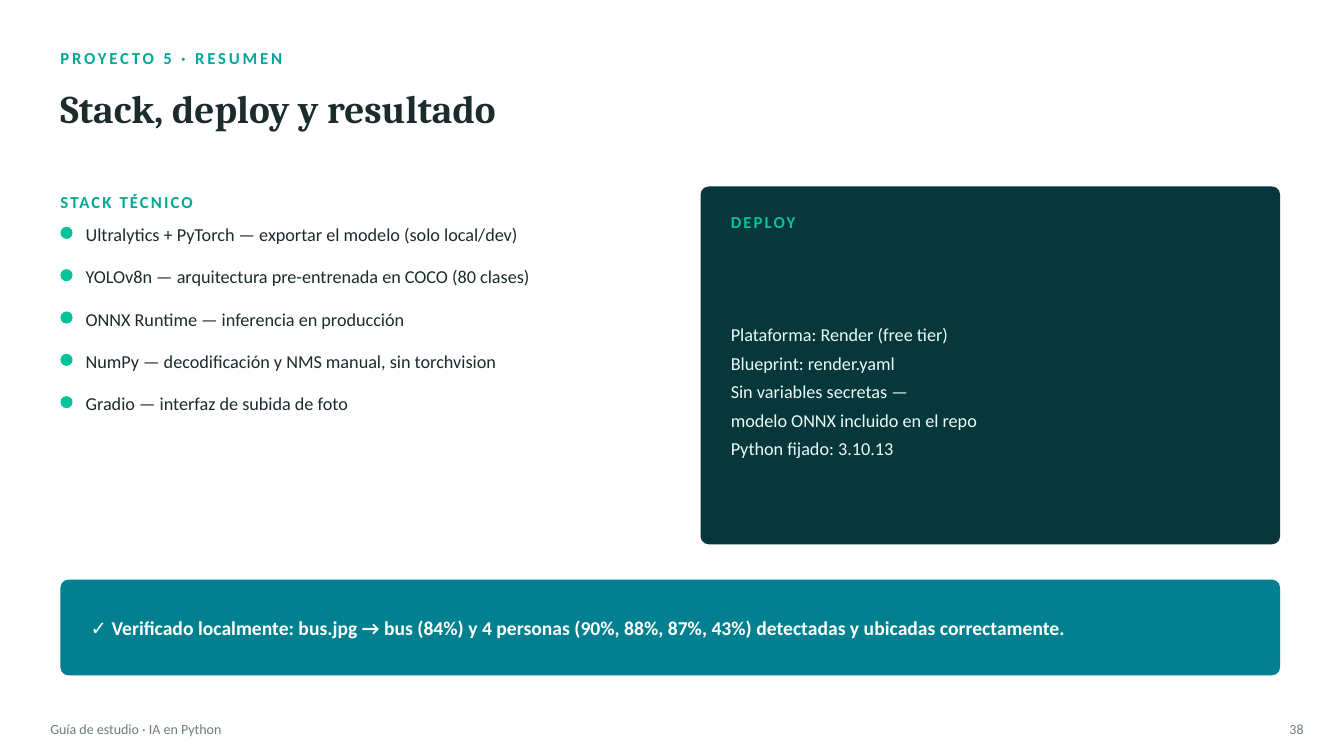
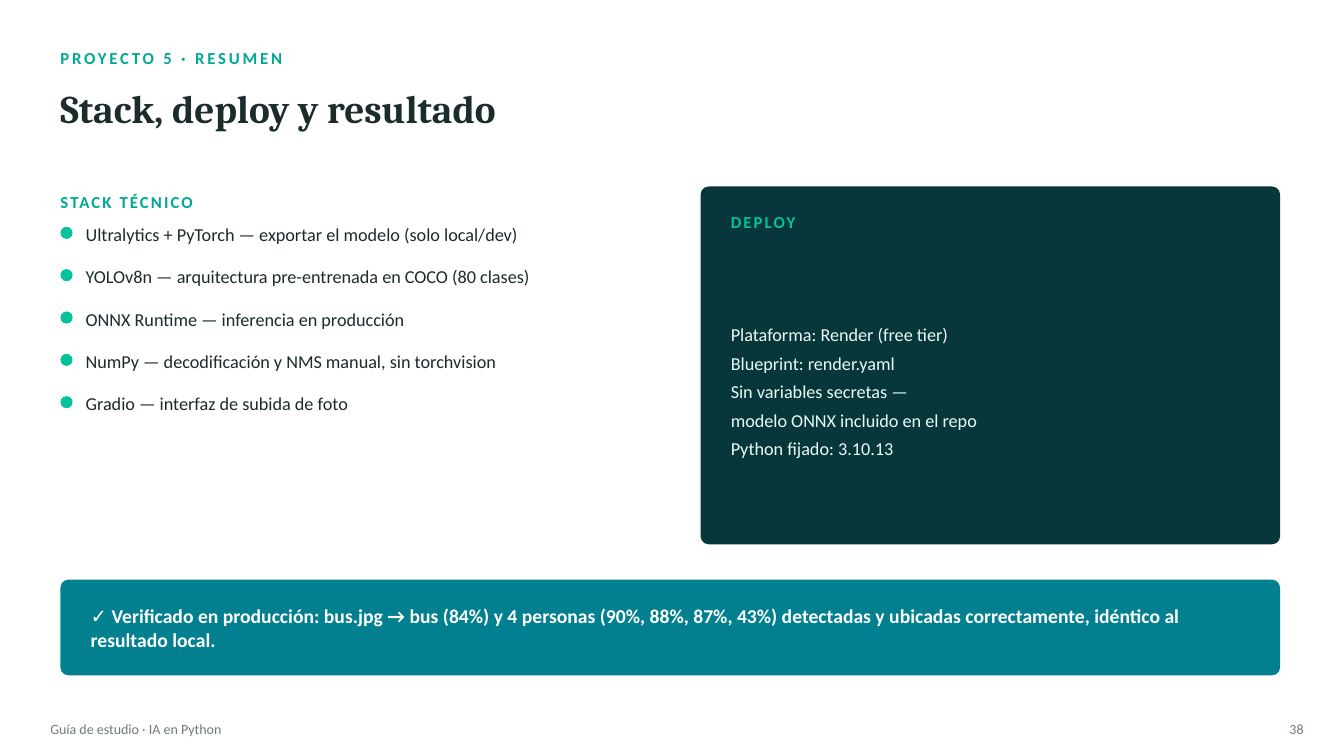
Before and after one commit to NicoDevGod/study-deck, a slide deck: slide 43 of cinco-proyectos-de-ia.pptx. Drawn at 1344x756 pixels with LibreOffice and Linux fonts; fonts in the diff are those of the drawing. Boxes give left, top, right and bottom in pixels: in the first picture for what was removed or moved away, otherwise in the second. Text is boxed around its words. In the diff, an @@ line names an element or a change of style, - is before the commit and + after.

Commit message:
Object detector: update result line to production-verified
Render deploy confirmed working (object-detector-rph8.onrender.com) --
same bus.jpg test image produced identical detections in production
as locally.

```diff
--- a/cinco-proyectos-de-ia.pptx
+++ b/cinco-proyectos-de-ia.pptx
@@ text at box(91, 608, 1179, 647): text changed @@
-✓ Verificado localmente: bus.jpg → bus (84%) y 4 personas (90%, 88%, 87%, 43%) detectadas y ubicadas correctamente.
+✓ Verificado en producción: bus.jpg → bus (84%) y 4 personas (90%, 88%, 87%, 43%) detectadas y ubicadas correctamente, idéntico al resultado local.
```
Also in this commit, not shown: 1 other file.
